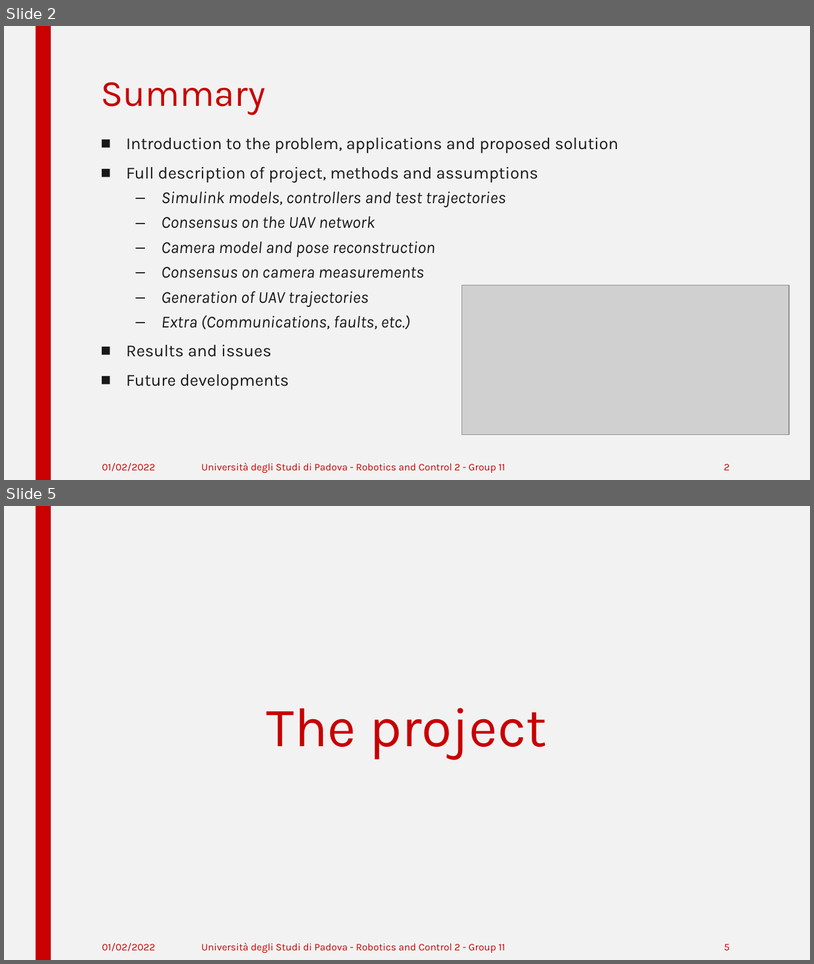
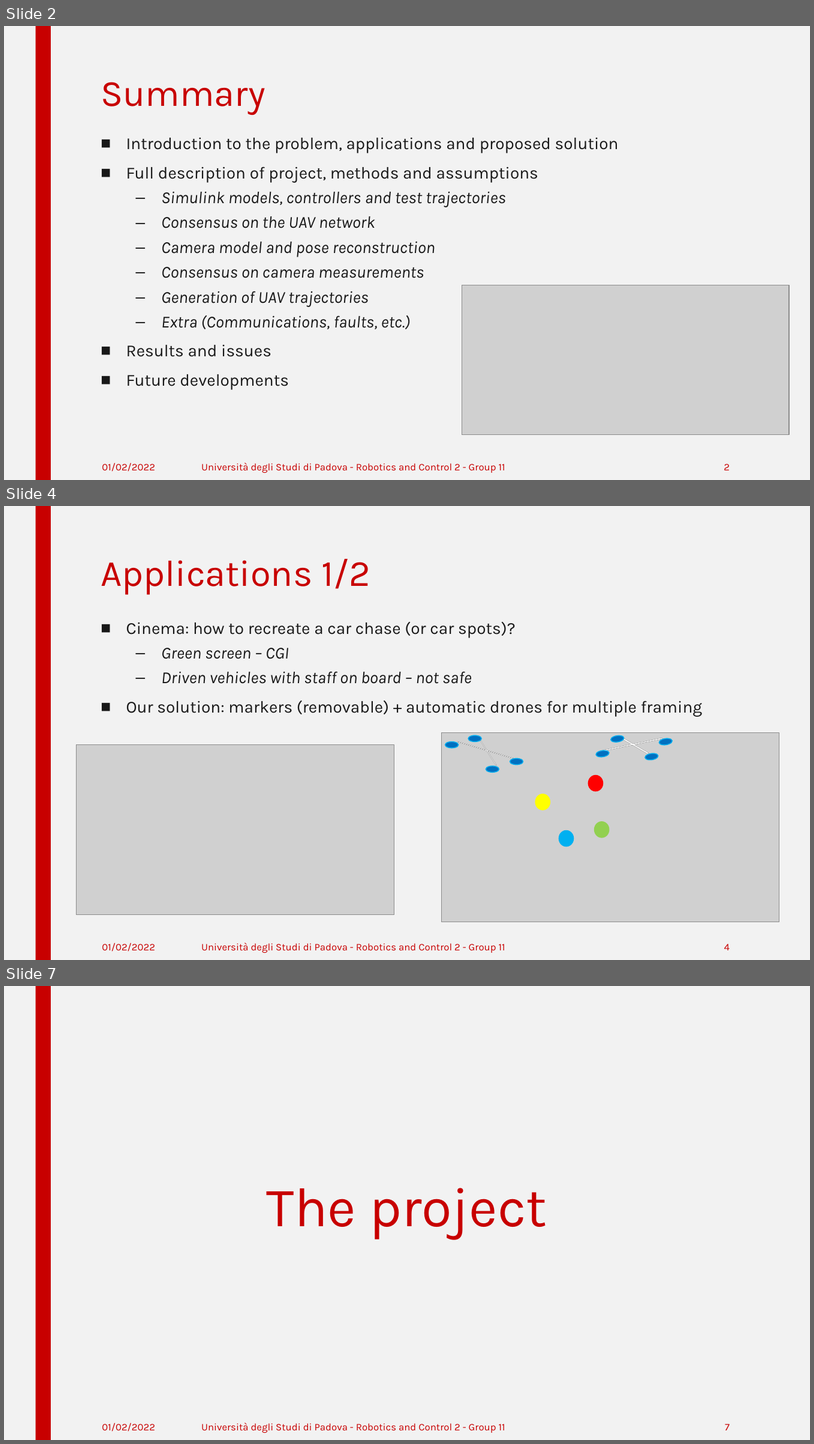
Before and after one commit to edopast/ROBOTICS_2_project, a slide deck: Presentation.pptx. Shown one above the other, each under a label of ours: slides 2 and 5 before the commit, slides 2, 4 and 7 after it; the slides between them are not shown. The pictures are 814x964 and 814x1444 pixels, drawn with LibreOffice and Linux fonts; fonts in the diff are those of the drawing; grey boxes stand for pictures. Boxes give left, top, right and bottom in pixels: in the first picture for what was removed or moved away, otherwise in the second. Text is boxed around its words. In the diff, an @@ line names an element or a change of style, - is before the commit and + after.

```diff
--- a/Presentation.pptx
+++ b/Presentation.pptx
@@ slide 4 added at (x1=4, y1=506, x2=810, y2=960), background #F2F2F2; not listed: 1 template element that a slide beside it also shows @@
@@ title added at (x1=101, y1=559, x2=371, y2=595), 44 pt, text #C80000 @@
+Applications 1/2
@@ text added at (x1=126, y1=622, x2=702, y2=717), 20 pt, text #181818 @@
+■ Cinema: how to recreate a car chase (or car spots)?
+  – Green screen – CGI
+  – Driven vehicles with staff on board – not safe
+■ Our solution: markers (removable) + automatic drones for multiple framing
@@ plus added at (x1=443, y1=706, x2=531, y2=795), fill #FFFFFF, outline #F2F2F2 2.75 pt @@
@@ plus added at (x1=598, y1=709, x2=668, y2=779), fill #FFFFFF, outline #F2F2F2 2.75 pt @@
@@ picture added at (x1=442, y1=733, x2=780, y2=922) @@
@@ ellipse added at (x1=468, y1=735, x2=482, y2=741), fill #0070C0, outline #00B0F0 1 pt @@
@@ ellipse added at (x1=611, y1=735, x2=625, y2=742), fill #0070C0, outline #00B0F0 1 pt @@
@@ ellipse added at (x1=659, y1=738, x2=673, y2=745), fill #0070C0, outline #00B0F0 1 pt @@
@@ picture added at (x1=76, y1=744, x2=394, y2=915) @@
@@ ellipse added at (x1=446, y1=741, x2=459, y2=747), fill #0070C0, outline #00B0F0 1 pt @@
@@ ellipse added at (x1=596, y1=750, x2=610, y2=757), fill #0070C0, outline #00B0F0 1 pt @@
@@ ellipse added at (x1=645, y1=753, x2=659, y2=760), fill #0070C0, outline #00B0F0 1 pt @@
@@ ellipse added at (x1=486, y1=766, x2=500, y2=772), fill #0070C0, outline #00B0F0 1 pt @@
@@ ellipse added at (x1=510, y1=758, x2=524, y2=765), fill #0070C0, outline #00B0F0 1 pt @@
@@ ellipse added at (x1=590, y1=776, x2=603, y2=790), fill #FF0000, outline #FF0000 2.75 pt @@
@@ ellipse added at (x1=536, y1=795, x2=549, y2=809), fill #FFFF00, outline #FFFF00 2.75 pt @@
@@ ellipse added at (x1=596, y1=822, x2=609, y2=837), fill #92D050, outline #92D050 2.75 pt @@
@@ ellipse added at (x1=560, y1=831, x2=573, y2=846), fill #00B0F0, outline #00B0F0 2.75 pt @@
@@ text added at (x1=102, y1=942, x2=155, y2=951), 12 pt, text #C80000 @@
+01/02/2022
@@ text added at (x1=201, y1=942, x2=506, y2=952), 12 pt, text #C80000 @@
+Università degli Studi di Padova - Robotics and Control 2 - Group 11
@@ page number added at (x1=725, y1=943, x2=730, y2=950), 12 pt, text #C80000 @@
+4
@@ what was slide 5 is now slide 7 @@
@@ page number at (x1=725, y1=1423, x2=730, y2=1430): text changed @@
-5
+7
```
Also in this commit, not shown: 2 slides changed, 1 other slide added.
